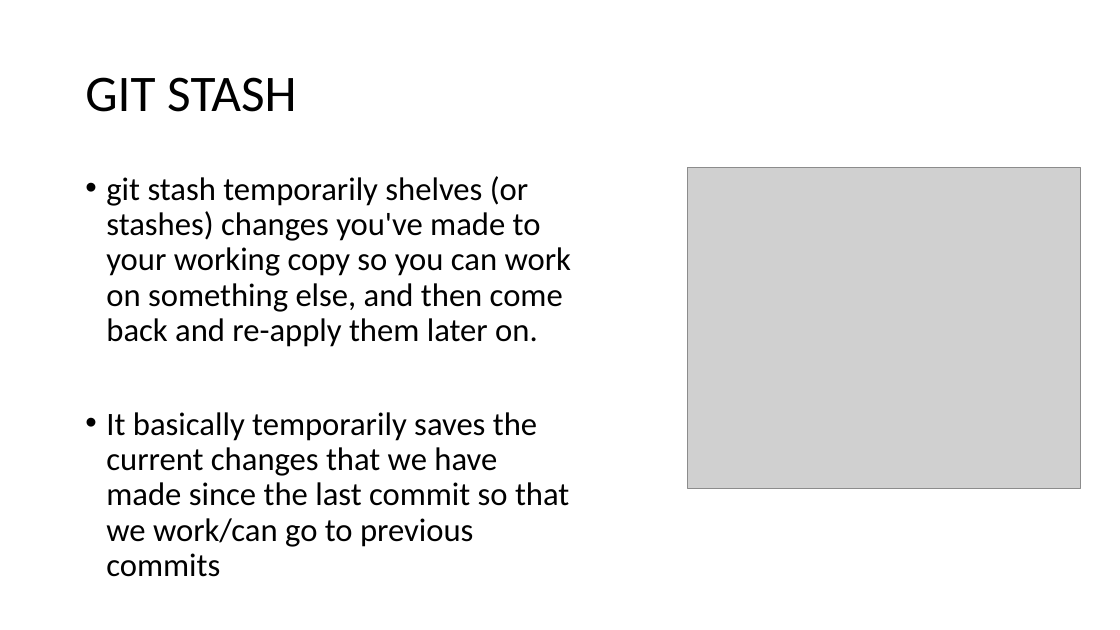
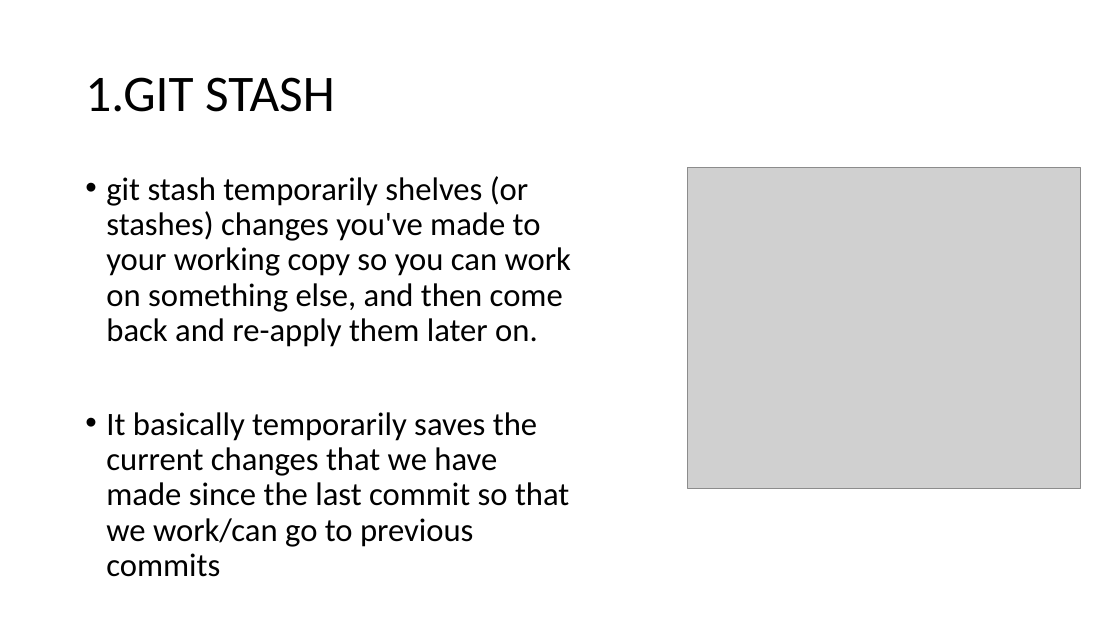
Before and after one commit to abhisheksajwan98/GIT-CONCEPTS, a slide deck: slide 4 of KOSS TASK(ROUND 2).pptx (slide 3 before the commit). Drawn at 1120x630 pixels with LibreOffice and Linux fonts; fonts in the diff are those of the drawing; grey boxes stand for pictures. Boxes give left, top, right and bottom in pixels: in the first picture for what was removed or moved away, otherwise in the second. Text is boxed around its words. In the diff, an @@ line names an element or a change of style, - is before the commit and + after.

```diff
--- a/KOSS TASK(ROUND 2).pptx
+++ b/KOSS TASK(ROUND 2).pptx
@@ title at <box>85,77,334,112</box>: text changed @@
-GIT STASH
+1.GIT STASH
```
Also in this commit, not shown: 7 other slides changed, 1 slide added.
